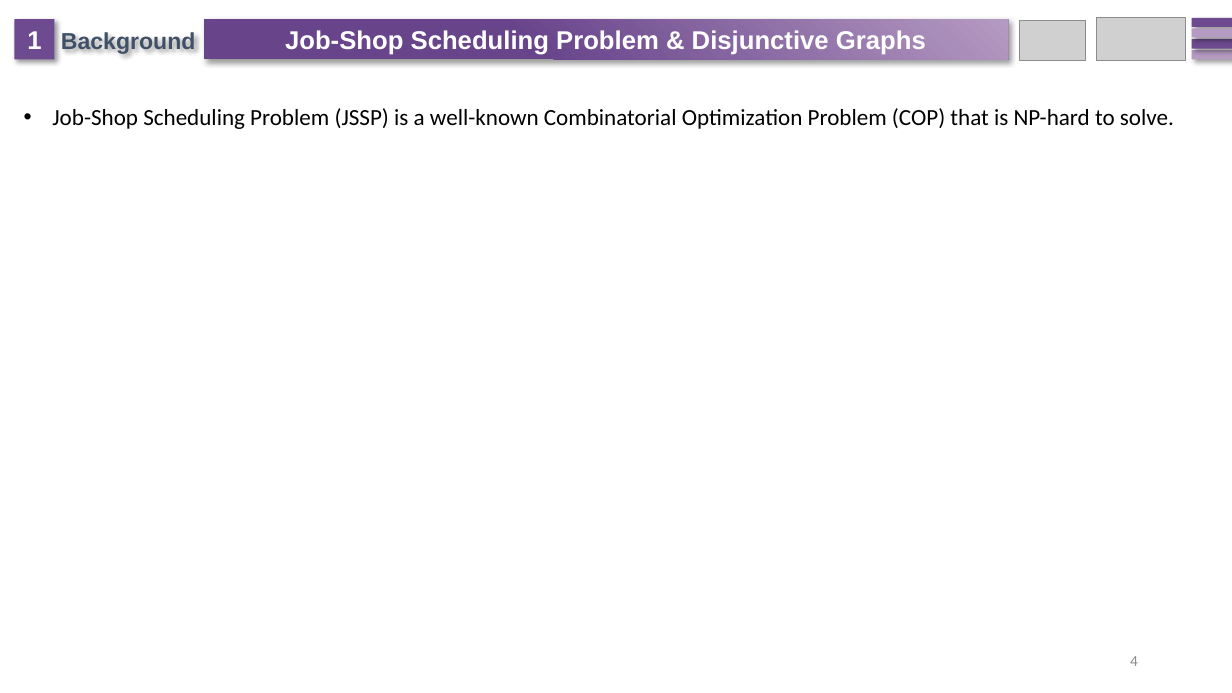
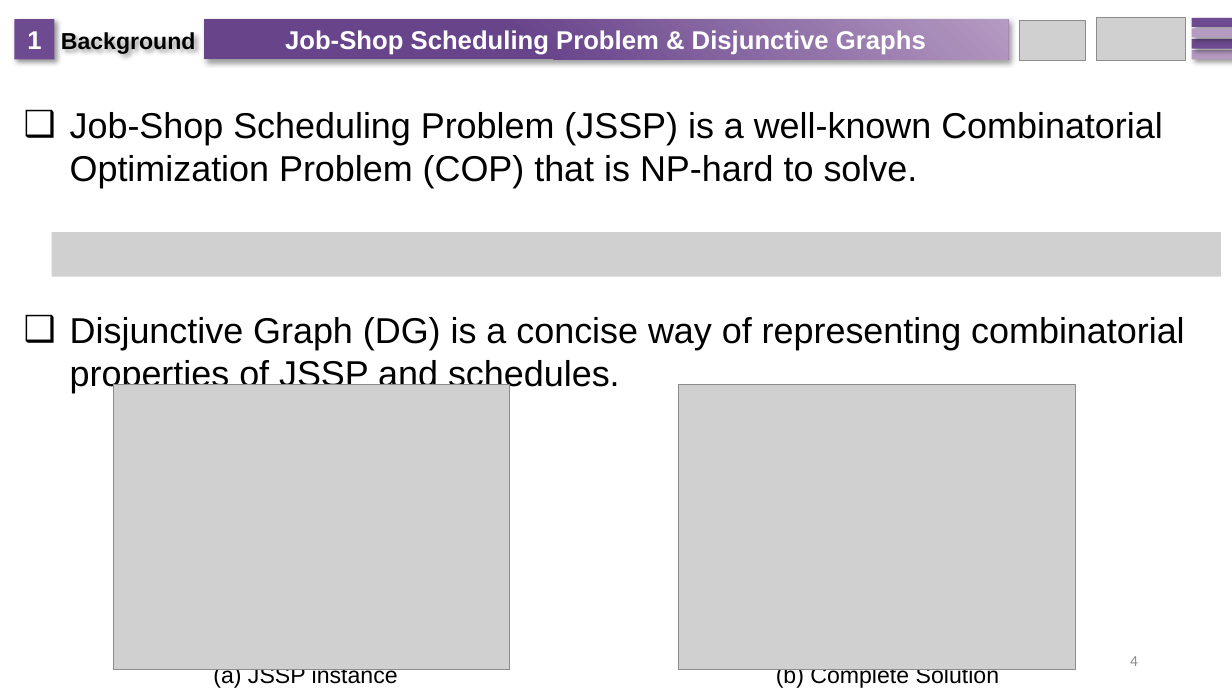
Before and after one commit to zcaicaros/L2D, a slide deck: slide 4 of NeurIPS L2D.pptx. Drawn at 1232x693 pixels with LibreOffice and Linux fonts; fonts in the diff are those of the drawing; grey boxes stand for pictures. Boxes give left, top, right and bottom in pixels: in the first picture for what was removed or moved away, otherwise in the second. Text is boxed around its words. In the diff, an @@ line names an element or a change of style, - is before the commit and + after.

```diff
--- a/NeurIPS L2D.pptx
+++ b/NeurIPS L2D.pptx
@@ text "Background" at [61,30,196,54]: text colour #405067 to #000000 @@
@@ text "Job-Shop Scheduling Problem (JSSP) is ..." at [70,112,1163,188]: size 18 to 28 pt, font Calibri to Arial; bullet • to ❑ @@
@@ picture added at [52,232,1221,276] @@
@@ text added at [70,317,1184,393], 28 pt, text #000000 @@
+❑ Disjunctive Graph (DG) is a concise way of representing combinatorial properties of JSSP and schedules.
@@ picture added at [114,385,510,670] @@
@@ picture added at [679,385,1077,670] @@
@@ text added at [213,664,398,688], 18 pt, text #000000 @@
+(a) JSSP instance
@@ text added at [776,669,999,688], 18 pt, text #000000 @@
+(b) Complete Solution
```
Also in this commit, not shown: 13 other slides changed, 1 slide added.
